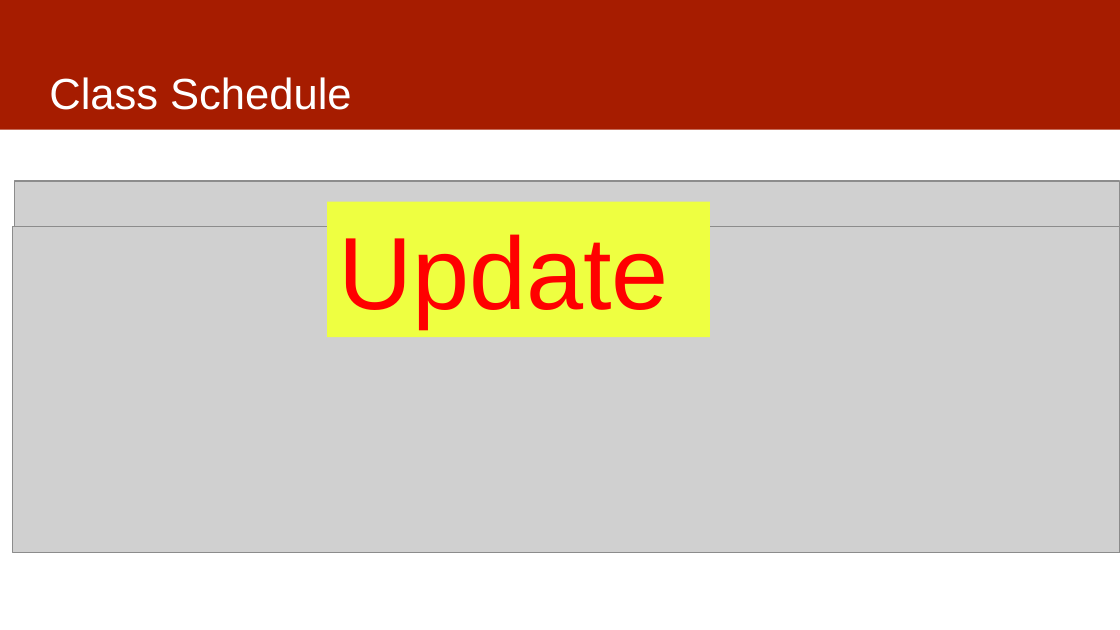
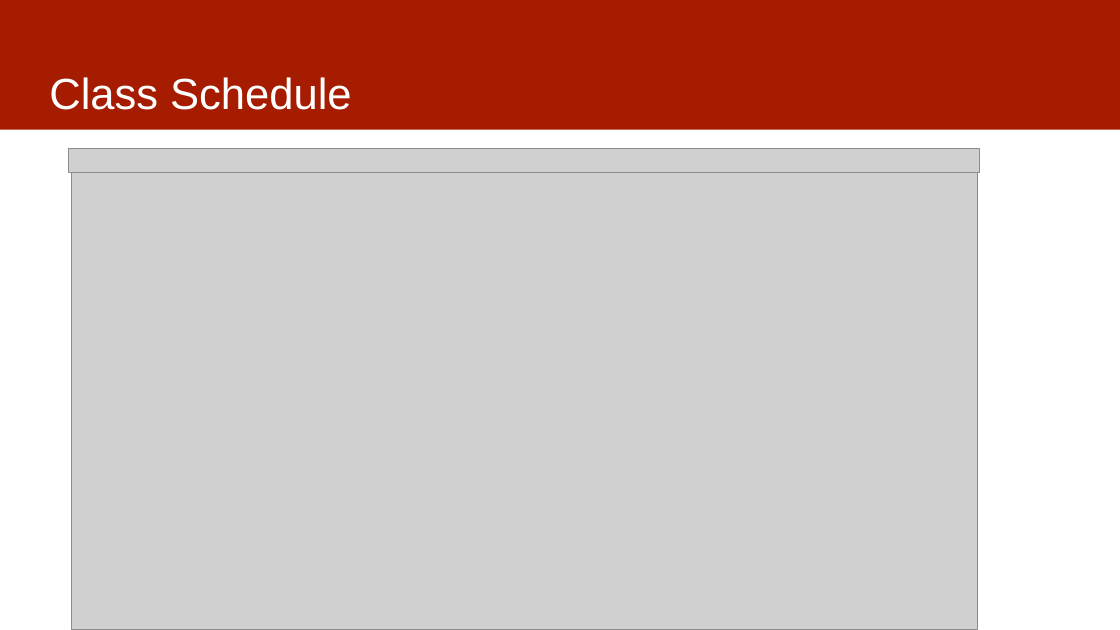
Before and after one commit to dssg/mlforpublicpolicylab, a slide deck: slide 10 of 01 - Intro and Scoping/ClassOverview.pptx. Drawn at 1120x630 pixels with LibreOffice and Linux fonts; fonts in the diff are those of the drawing; grey boxes stand for pictures. Boxes give left, top, right and bottom in pixels: in the first picture for what was removed or moved away, otherwise in the second. Text is boxed around its words. In the diff, an @@ line names an element or a change of style, - is before the commit and + after.

```diff
--- a/01 - Intro and Scoping/ClassOverview.pptx
+++ b/01 - Intro and Scoping/ClassOverview.pptx
@@ picture added at (68,148,979,171) @@
@@ picture: place and size @@
-picture at (13,226,1120,552)
+picture at (71,160,978,630)
@@ picture removed at (15,181,1120,227) @@
@@ rectangle removed at (327,202,710,337) @@
-Update
```
Also in this commit, not shown: 7 other slides changed, 1 slide removed.
